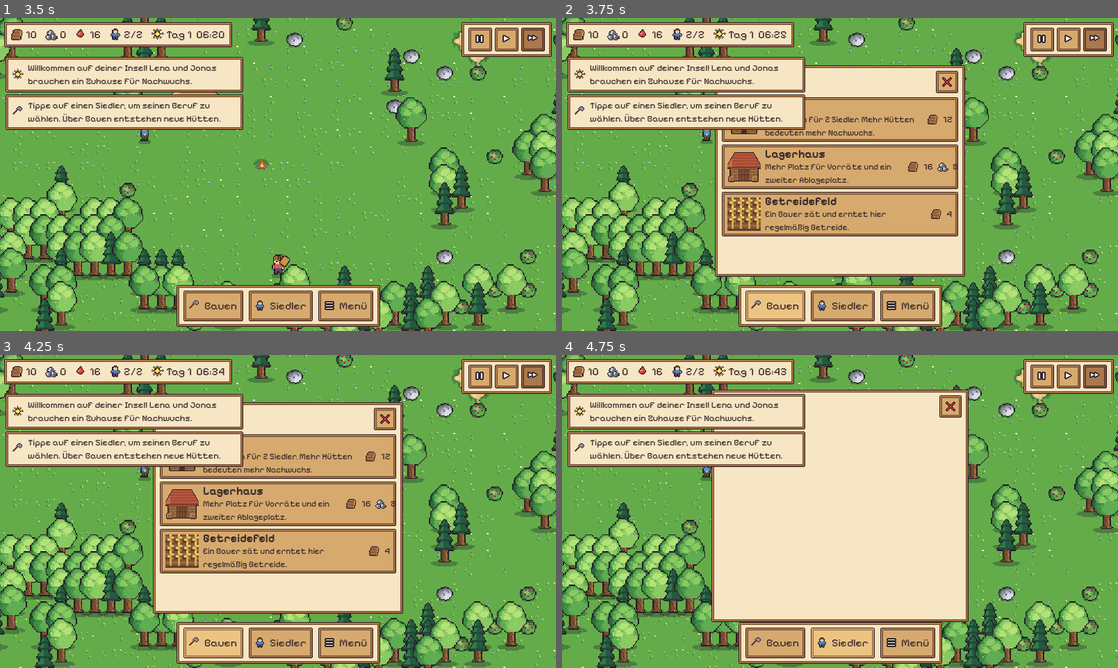
Above: before the commit, frames 1-4 (two rows, left to right).
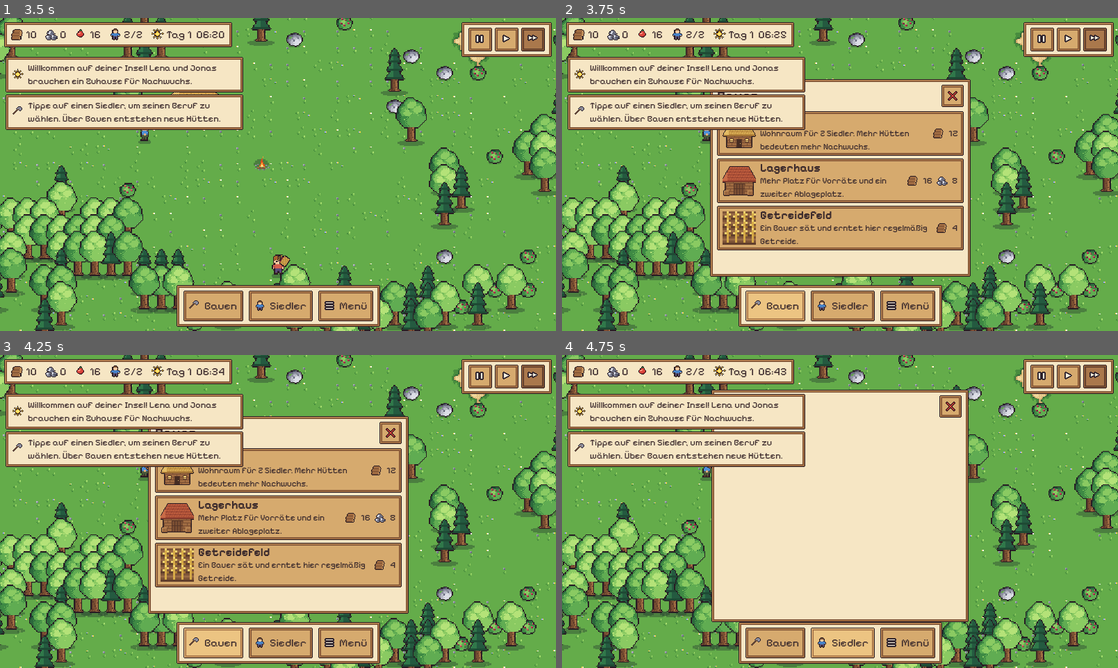
Above: after the commit, the same moments.

Repository: roderichpralle-a11y/New_World
Game: Godot game, scene res://scenes/main.tscn
The game is run twice, just before and just after one commit, with the same random seed, the same clock (stepped at 60 frames per second) and the same inputs.
Inputs (mouse positions are in pixels of both pictures, inside the frame that each line leads up to):
- Up to frame 1 (3.5 s): click "Spiel starten" at 0.5 s; click (478, 39) at 1.27 s; click (505, 39) at 2.02 s; click (533, 39) at 2.77 s
- Up to frame 2 (3.75 s): click "Bauen" at 3.5 s
- Up to frame 3 (4.25 s): no input
- Up to frame 4 (4.75 s): click "Siedler" at 4.25 s

Frame 1 is identical in both runs. In frame 2, 15% of the frame differs, in the area x 26-74%, y 15-83%; in frame 3, 15%; in frame 4, nothing differs.

Commit message:
Doku, Credits, bessere Bauplatz-Vorschau
Co-Authored-By: Claude Opus 5.5 (1M context) <noreply@anthropic.com>
Claude-Session: https://claude.ai/code/session_0185KDJ9VJ211TPHXfBbvXpk

Diff:
--- a/scripts/main.gd
+++ b/scripts/main.gd
@@ -77,6 +77,7 @@
 		await RenderingServer.frame_post_draw
 		get_viewport().get_texture().get_image().save_png(args.shot)
 		print("Screenshot: ", args.shot)
+	Game.save_game()
 	get_tree().quit()
 
 
--- a/scripts/ui/hud.gd
+++ b/scripts/ui/hud.gd
@@ -209,7 +209,7 @@
 	var v: VBoxContainer = r[1]
 	var scroll := ScrollContainer.new()
 	scroll.horizontal_scroll_mode = ScrollContainer.SCROLL_MODE_DISABLED
-	scroll.custom_minimum_size = Vector2(340, 250)
+	scroll.custom_minimum_size = Vector2(355, 230)
 	v.add_child(scroll)
 	var list := VBoxContainer.new()
 	list.size_flags_horizontal = Control.SIZE_EXPAND_FILL
@@ -220,7 +220,7 @@
 			continue
 		var b := Button.new()
 		b.focus_mode = Control.FOCUS_NONE
-		b.custom_minimum_size = Vector2(320, 64)
+		b.custom_minimum_size = Vector2(335, 64)
 		b.size_flags_horizontal = Control.SIZE_EXPAND_FILL
 		var h := HBoxContainer.new()
 		h.mouse_filter = Control.MOUSE_FILTER_IGNORE
@@ -239,7 +239,7 @@
 		tv.add_child(UiTheme.label(def.name, 16, UiTheme.TEXT, true))
 		var d := UiTheme.label(def.desc, 12)
 		d.autowrap_mode = TextServer.AUTOWRAP_WORD_SMART
-		d.custom_minimum_size.x = 200
+		d.custom_minimum_size.x = 190
 		tv.add_child(d)
 		var cost := HBoxContainer.new()
 		cost.mouse_filter = Control.MOUSE_FILTER_IGNORE
@@ -278,8 +278,8 @@
 	_bottom.get_parent().visible = not active
 	if active:
 		_place_ok.disabled = not valid
-		_place_label.text = "%s: Karte antippen oder ziehen, um den Platz zu wählen.%s" % [
-			Data.buildings[type].name, "" if valid else "\nHier ist kein Platz frei."]
+		_place_label.text = "%s: Tippe auf die Karte, um den Bauplatz zu wählen.%s" % [
+			Data.buildings[type].name, " Der Platz passt." if valid else "\nHier ist kein Platz frei."]
 	_layout()
 
 
--- a/scripts/world/world.gd
+++ b/scripts/world/world.gd
@@ -724,8 +724,10 @@
 	if _ghost_sprite.visible:
 		var r: Vector2 = _ghost_sprite.texture.region.size
 		_ghost_sprite.offset = Vector2(-r.x / 2.0, -r.y + 4)
+	var ok := can_place(_placing, _ghost_cell)
+	_ghost_sprite.modulate = Color(1, 1, 1, 0.7) if ok else Color(1, 0.45, 0.4, 0.7)
 	_ghost.queue_redraw()
-	placement_changed.emit(true, _placing, can_place(_placing, _ghost_cell))
+	placement_changed.emit(true, _placing, ok)
 
 
 func _draw_ghost() -> void:
@@ -734,7 +736,7 @@
 	var def: Dictionary = Data.buildings[_placing]
 	var sz := Vector2i(int(def.size[0]), int(def.size[1]))
 	var ok := can_place(_placing, _ghost_cell)
-	var col := Color(0.4, 1.0, 0.5, 0.35) if ok else Color(1.0, 0.3, 0.3, 0.4)
+	var col := Color(0.4, 1.0, 0.5, 0.45) if ok else Color(1.0, 0.25, 0.25, 0.55)
 	var origin := Vector2(-sz.x * 8, -sz.y * 16)
 	for y in sz.y:
 		for x in sz.x:
Not shown, added: CREDITS.md
Not shown, added: DESIGN.md
Not shown, added: README.md
